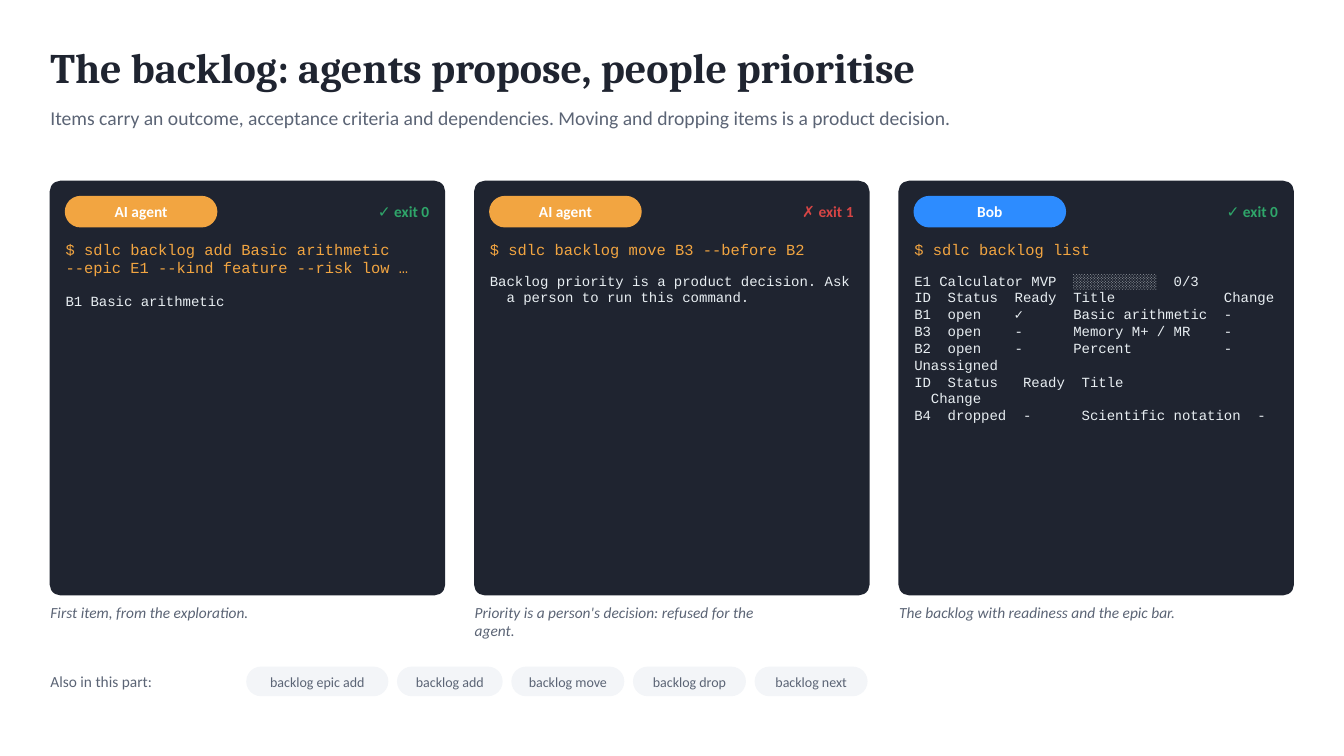
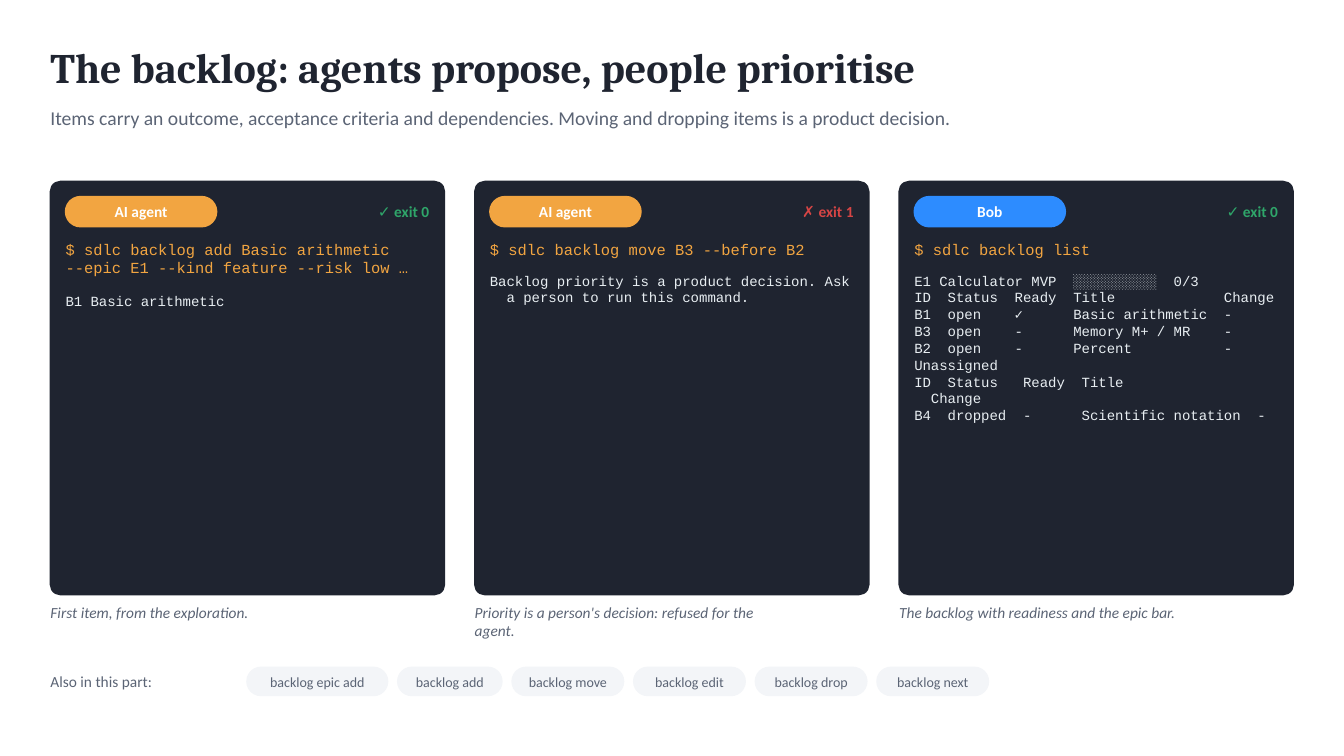
Before and after one commit to marin-ai-tech/sdlc, a slide deck: slide 6 of docs/demo/sdlc-calculator-demo.en.pptx. Drawn at 1344x756 pixels with LibreOffice and Linux fonts; fonts in the diff are those of the drawing. Boxes give left, top, right and bottom in pixels: in the first picture for what was removed or moved away, otherwise in the second. Text is boxed around its words. In the diff, an @@ line names an element or a change of style, - is before the commit and + after.

Commit message:
feat: backlog and adopt workflows, sdlc adopt, backlog edit, a stricter hook (0.7.0)
- /sdlc:backlog (/sdlc-backlog) works with the backlog from the agent: lists
  it, decomposes an epic or idea into items the person confirms, brings an
  item to ready and starts it; reordering and dropping stay the person's.
- sdlc backlog edit changes an item's title, outcome, criteria,
  dependencies, kind or risk, never its place or status.
- sdlc adopt analyses an existing project (stack, CI, CODEOWNERS, git
  authors) and drafts verify commands, protected paths and roles.yaml with a
  holder for every role a gate needs; sdlc adopt --apply writes them and only
  a person may run it.
- /sdlc:adopt (/sdlc-adopt) prepares an existing project for agents: layout,
  documents filled from the code with file references, the settings draft.
  sdlc init suggests it.
- Agents change openspec/backlog.md only through the CLI.
- The hook catches state-file writes through git checkout/restore,
  PowerShell cmdlets, backslash and ./ spellings, ln, patch renames and
  another letter case; human-only commands are recognized after global
  options, through sdlc.cmd and across line continuations; protected and test
  paths match regardless of case.

```diff
--- a/docs/demo/sdlc-calculator-demo.en.pptx
+++ b/docs/demo/sdlc-calculator-demo.en.pptx
@@ text at [655,677,724,690]: text changed @@
-backlog drop
+backlog edit
@@ text at [775,677,848,690]: text changed @@
-backlog next
+backlog drop
@@ rounded rectangle added at [877,667,989,696], fill #F3F5F8, outline #F3F5F8 1 pt @@
@@ text added at [897,677,969,690], 10 pt, text #5B6475 @@
+backlog next
```
Also in this commit, not shown: 7 other slides changed, 53 other files.
